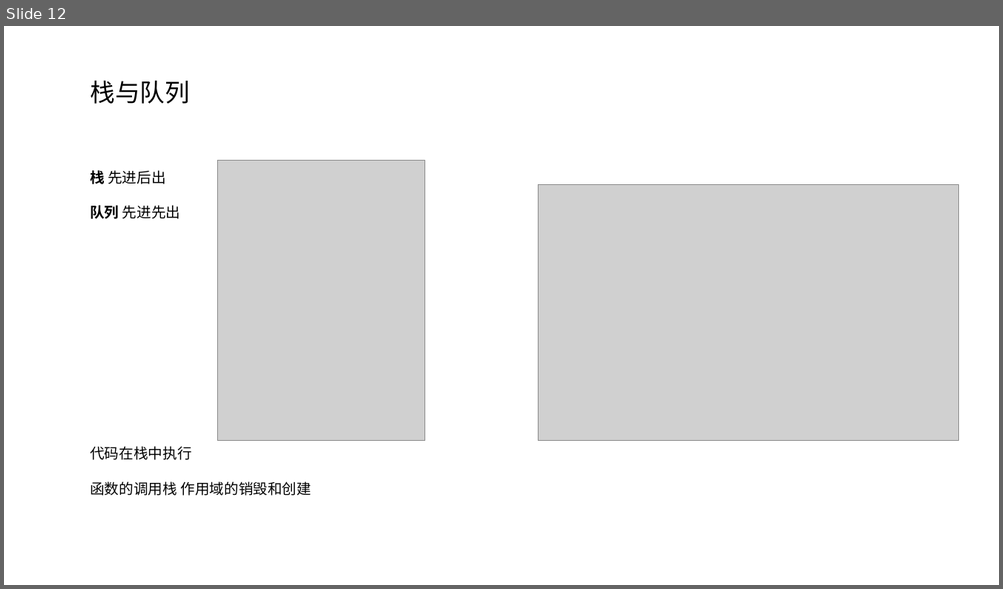
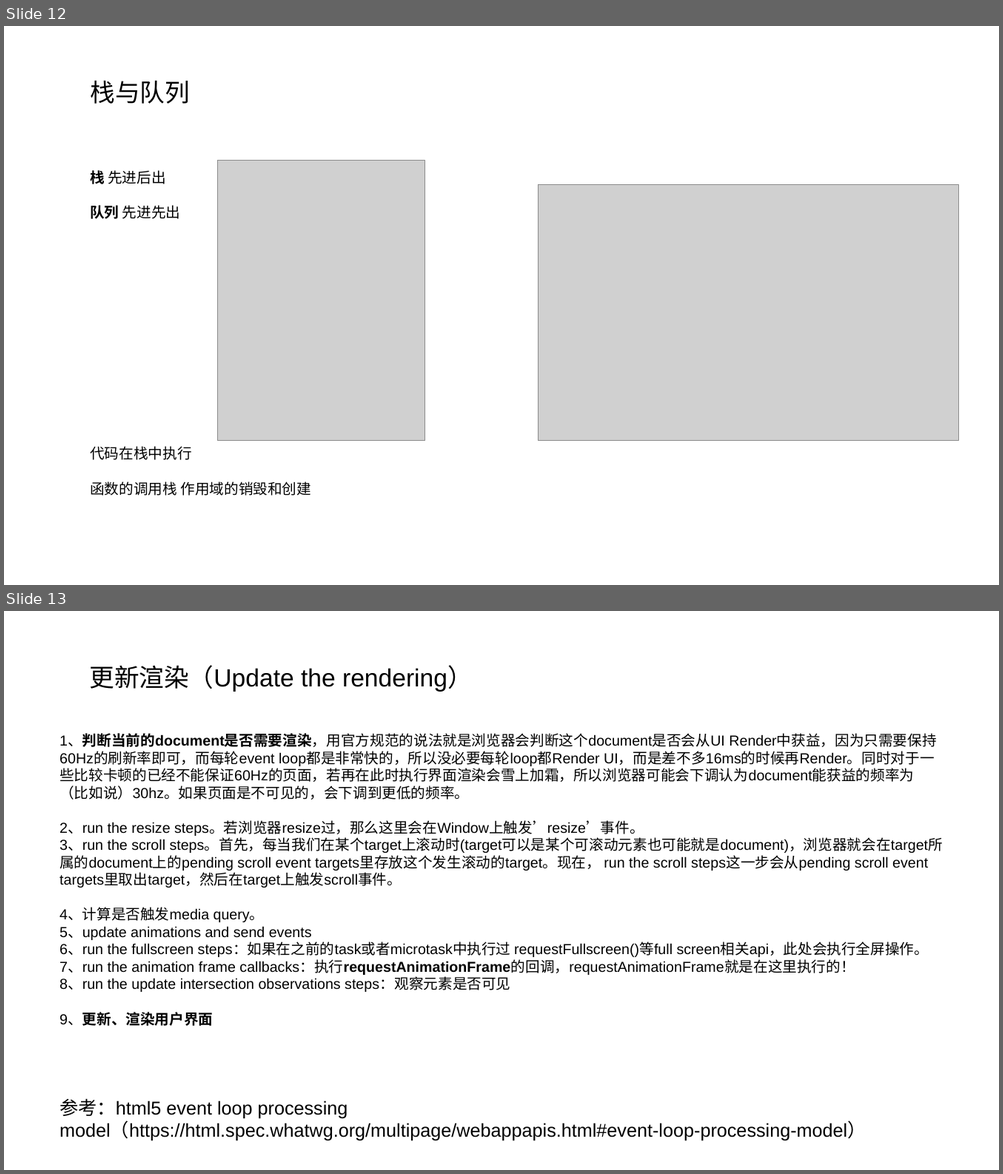
Before and after one commit to freeethy/blog, a slide deck: 浏览器、Event Loop、渲染/浏览器架构及event loop.pptx. Shown one above the other, each under a label of ours: slide 12 before the commit, slides 12 and 13 after it. The pictures are 1003x589 and 1003x1174 pixels, drawn with LibreOffice and Linux fonts; fonts in the diff are those of the drawing; grey boxes stand for pictures. Boxes give left, top, right and bottom in pixels: in the first picture for what was removed or moved away, otherwise in the second. Text is boxed around its words. In the diff, an @@ line names an element or a change of style, - is before the commit and + after.

Commit message:
浏览器，event-loop，渲染

```diff
--- a/浏览器、Event Loop、渲染/浏览器架构及event loop.pptx
+++ b/浏览器、Event Loop、渲染/浏览器架构及event loop.pptx
@@ slide 13 added at <box>4,611,999,1170</box>, background #FFFFFF @@
@@ text added at <box>89,665,472,692</box>, 24 pt, text #000000 @@
+更新渲染（Update the rendering）
@@ text added at <box>60,735,942,1026</box>, 14 pt, text #000000 @@
+1、判断当前的document是否需要渲染，用官方规范的说法就是浏览器会判断这个document是否会从UI Render中获益，因为只需要保持60Hz的刷新率即可，而每轮event loop都是非常快的，所以没必要每轮loop都Render UI，而是差不多16ms的时候再Render。同时对于一些比较卡顿的已经不能保证60Hz的页面，若再在此时执行界面渲染会雪上加霜，所以浏览器可能会下调认为document能获益的频率为（比如说）30hz。如果页面是不可见的，会下调到更低的频率。
+2、run the resize steps。若浏览器resize过，那么这里会在Window上触发’resize’事件。
+3、run the scroll steps。首先，每当我们在某个target上滚动时(target可以是某个可滚动元素也可能就是document)，浏览器就会在target所属的document上的pending scroll event targets里存放这个发生滚动的target。现在， run the scroll steps这一步会从pending scroll event targets里取出target，然后在target上触发scroll事件。
+4、计算是否触发media query。
+5、update animations and send events
+6、run the fullscreen steps：如果在之前的task或者microtask中执行过 requestFullscreen()等full screen相关api，此处会执行全屏操作。
+7、run the animation frame callbacks：执行requestAnimationFrame的回调，requestAnimationFrame就是在这里执行的！
+8、run the update intersection observations steps：观察元素是否可见
+9、更新、渲染用户界面
@@ text added at <box>60,1099,866,1141</box>, 18 pt, text #000000 @@
+参考：html5 event loop processing model（https://html.spec.whatwg.org/multipage/webappapis.html#event-loop-processing-model）
```
Also in this commit, not shown: 1 slide changed, 2 other slides added, 5 other files.
